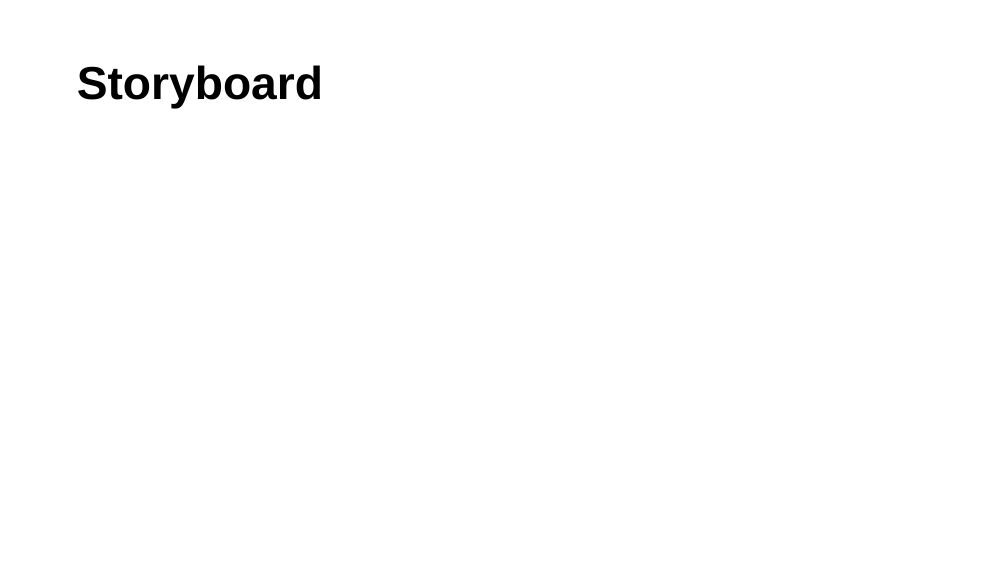
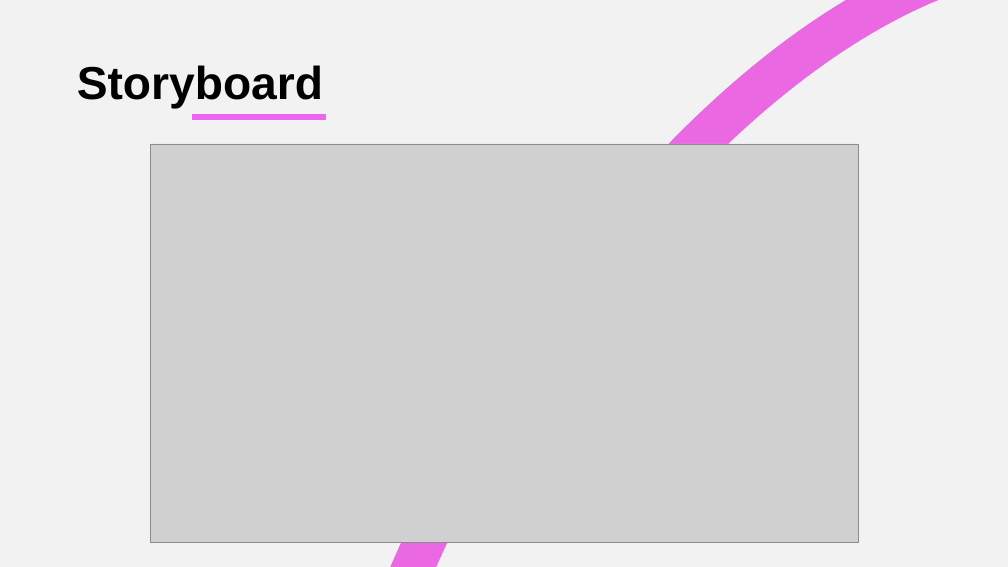
Before and after one commit to BandTec/2ADSA-2021-1-Grupo-01, a slide deck: slide 6 of Apresentação - Prepta.pptx (slide 5 before the commit). Drawn at 1008x567 pixels with LibreOffice and Linux fonts; fonts in the diff are those of the drawing; grey boxes stand for pictures. Boxes give left, top, right and bottom in pixels: in the first picture for what was removed or moved away, otherwise in the second. Text is boxed around its words. In the diff, an @@ line names an element or a change of style, - is before the commit and + after.

```diff
--- a/Apresentação - Prepta.pptx
+++ b/Apresentação - Prepta.pptx
@@ background #FFFFFF to #F2F2F2 @@
@@ arc (boxed as its full ellipse) added at (111,0,1008,567), outline #EA68E1 40 pt @@
@@ line added from (326, 117) to (191, 117), #ED65F0 6 pt @@
@@ picture added at (150,144,858,542) @@
```
Also in this commit, not shown: 6 other slides changed, 9 slides added, 9 slides removed, 1 other file.
